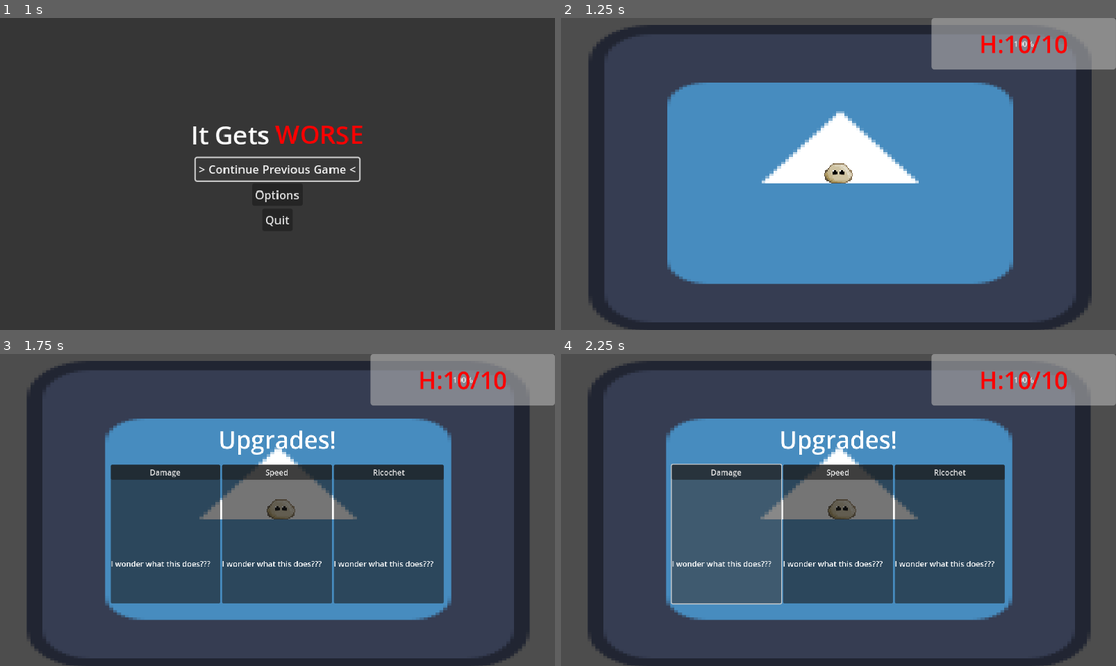
Above: before the commit, frames 1-4 (two rows, left to right).
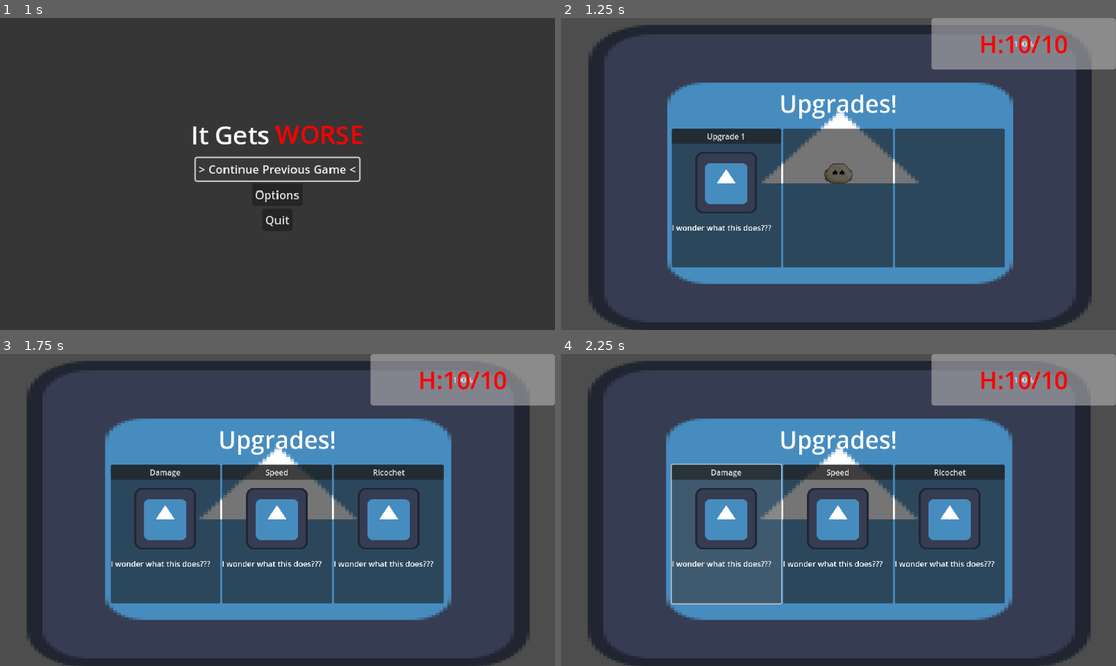
Above: after the commit, the same moments.

Repository: PixelSaver/it-gets-worse
Game: Godot game, scene res://UI/main_menu.tscn
Two runs of this game, one before a commit and one after it. Both use one fixed random seed, a clock stepped at 60 frames per second and the inputs below. The engine's default icon, where the game draws it, is replaced by a stand-in: a white triangle on a blue panel in a dark square.
Inputs (mouse positions are in pixels of both pictures, inside the frame that each line leads up to):
- Up to frame 1 (1 s): click "> Continue Previous Game <" at 0.5 s
- Up to frame 2 (1.25 s): no input
- Up to frame 3 (1.75 s): tap Enter at 1.25 s; move the mouse to (399, 494) at 1.27 s; hold D (right) from 1.28 s (still down); tap U (u) at 1.35 s
- Up to frame 4 (2.25 s): release D (right) at 2 s; click (727, 534) at 2.02 s

Frame 1 is identical in both runs. In frame 2, 26% of the frame differs, in the area x 19-80%, y 24-80%; in frame 3, 4.2%; in frame 4, 5.1%.

Commit message:
fixed image not showing up in upgrades

Diff:
--- a/Scenes/main.tscn
+++ b/Scenes/main.tscn
@@ -111,7 +111,6 @@
 mouse_filter = 2
 
 [node name="UpgradePanel" type="VBoxContainer" parent="UI/Control"]
-visible = false
 layout_mode = 1
 anchors_preset = -1
 anchor_left = 0.2
--- a/Scenes/ui_upgrade.tscn
+++ b/Scenes/ui_upgrade.tscn
@@ -32,7 +32,7 @@
 layout_mode = 2
 texture = ExtResource("1_6cvq1")
 expand_mode = 4
-stretch_mode = 5
+stretch_mode = 3
 
 [node name="UpgradeDesc" type="RichTextLabel" parent="VBoxContainer"]
 layout_mode = 2
